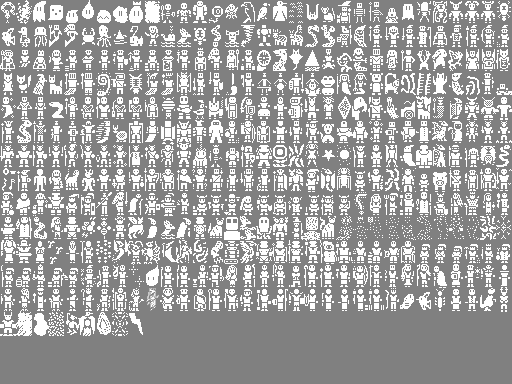
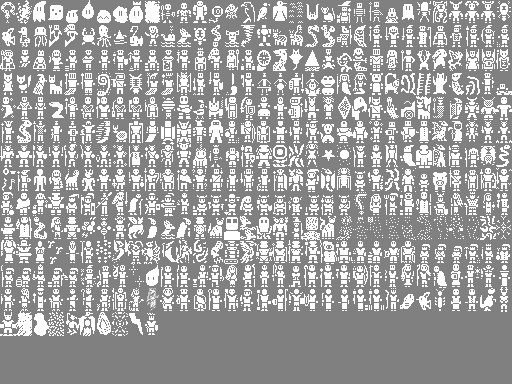
Layers edited between the first and the second 512 x 384 image:
painted on "creature_sprites.png" over [145, 313, 158, 335]
